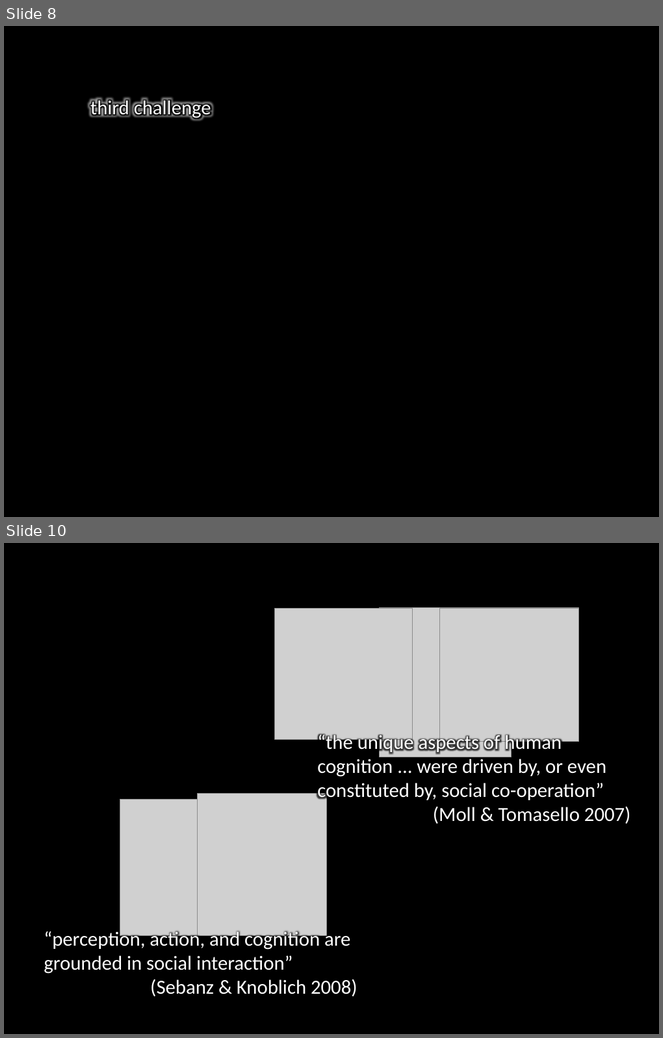
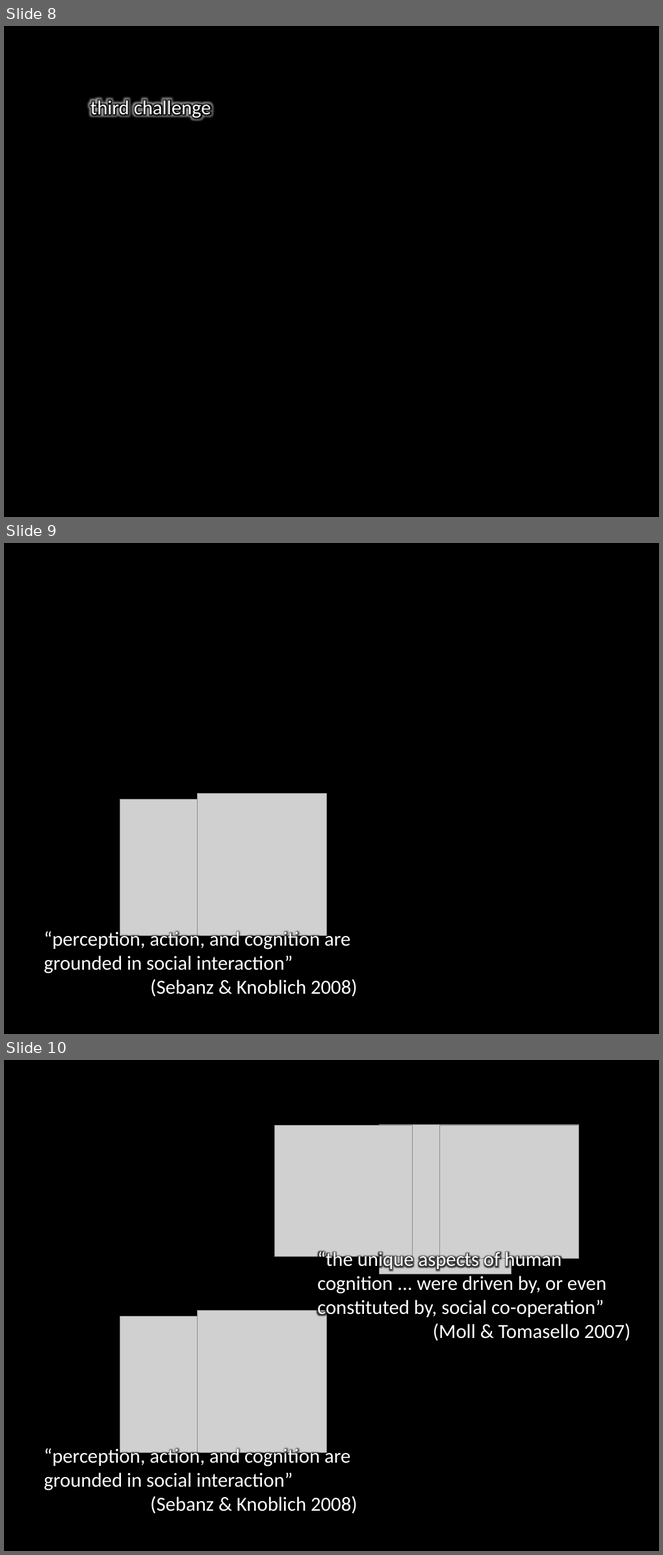
Before and after one commit to butterfill/lecture_mindreading_joint_action_philosophical_tools, a slide deck: lecture01/lecture01.ppt.pptx. Shown one above the other, each under a label of ours: slides 8 and 10 before the commit, slides 8, 9 and 10 after it; the slides between them are not shown. The pictures are 663x1038 and 663x1555 pixels, drawn with LibreOffice and Linux fonts; fonts in the diff are those of the drawing; grey boxes stand for pictures; background and template pictures are left out. Boxes give left, top, right and bottom in pixels: in the first picture for what was removed or moved away, otherwise in the second. Text is boxed around its words. In the diff, an @@ line names an element or a change of style, - is before the commit and + after.

```diff
--- a/lecture01/lecture01.ppt.pptx
+++ b/lecture01/lecture01.ppt.pptx
@@ slide 9 added at (4,543,659,1034), background #000000 @@
@@ picture added at (197,794,326,936) @@
@@ picture added at (120,799,239,936) @@
@@ text added at (44,929,358,997), 22 pt, text #FFFFFF @@
+“perception, action, and cognition are grounded in social interaction”
+(Sebanz & Knoblich 2008)
```
Also in this commit, not shown: 1 other slide added, 1 slide removed, 2 other files.
